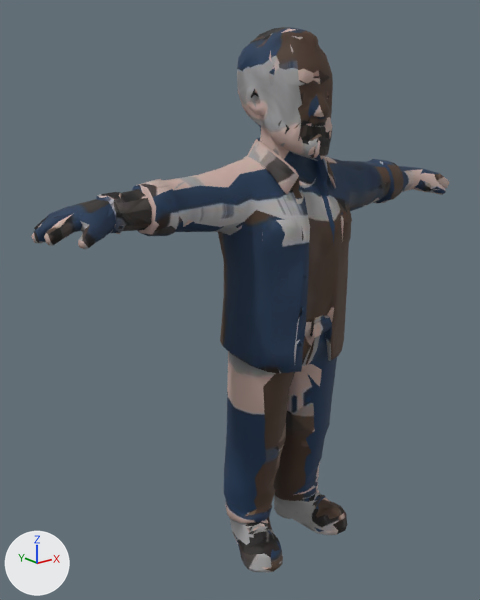
What one commit did to the glTF model public/models/people/bearded-blue-shirt.glb.
Camera for both pictures: a camera (50 mm lens) standing at (-1.123, -1.226, 1.217) and looking at (-0.083, 0.074, 0.697). The axes (+X, +Y, +Z) are drawn at lower left. The lights are the same throughout. The first picture is the older version. Where no turn or scale is listed for an object, it has been applied to the vertices. Vertices at exactly the same position are counted once.

In view in the first picture: 'char1.001'.
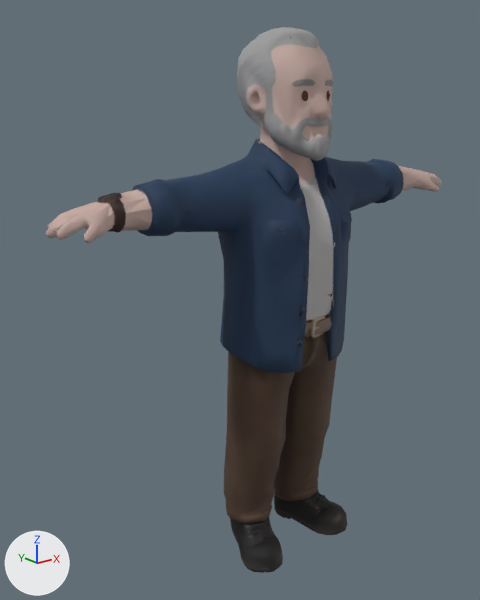
What the commit changed:
me_char1_003 is used by ob_char1_001; location (0.0, 0.0, 0.0).
me_char1_003 had 2253 vertices, 4499 faces and spanned x -0.646..0.648, y -0.14..0.14, z 0.0..1.36.
me_char1_003 now has 2253 vertices, 4499 faces and spans x -0.617..0.62, y -0.14..0.14, z 0.0..1.36.
me_char1_003 part 1: 167 vertices moved from x -0.646..0.642, y -0.067..0.063, z 0.927..1.021 to x -0.617..0.616, y -0.056..0.053, z 0.935..1.021; 146 vertices removed from x -0.643..0.648, y -0.125..0.103, z 0.927..1.353; 134 vertices added at x -0.615..0.62, y -0.126..0.106, z 0.93..1.353.
me_char1_003 part 2: 9 vertices removed from x -0.158..0.136, y -0.124..0.036, z 0.002..0.104; 18 vertices added at x -0.16..0.142, y -0.124..0.038, z 0.002..0.107.
me_char1_003 part 3: 1 vertex removed from x 0.064, y -0.083, z 0.461; 2 vertices added at x 0.058..0.073, y -0.082, z 0.448..0.468.
me_char1_003 part 4: 3898 kept faces spanning x -0.617..0.616, y -0.14..0.14, z 0.0..1.36 get new texture (UV) coordinates.
Other edits to the shape of me_char1_003 do not show in these pictures.

Where the change shows, as pixel boxes [x1, y1, x2, y2] in the pictures (480 x 600 px; the box of a moved part takes in the faces that stretch with it):
'char1.001', reshaped: before [31, 27, 449, 573]; after [45, 27, 442, 573]
part 1 of me_char1_003, moved or reshaped: before [31, 28, 449, 249]; after [45, 28, 442, 244]
part 2 of me_char1_003, moved or reshaped: [254, 484, 318, 573] in both
part 3 of me_char1_003, moved or reshaped: [307, 370, 329, 405] in both
part 4 of me_char1_003, surface changed: before [34, 27, 447, 572]; after [48, 27, 442, 572]
